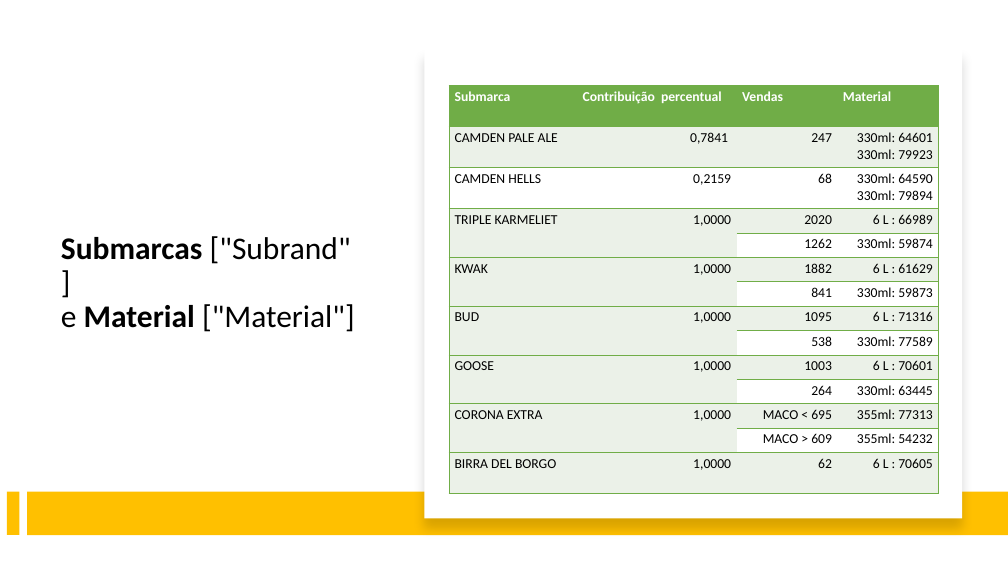
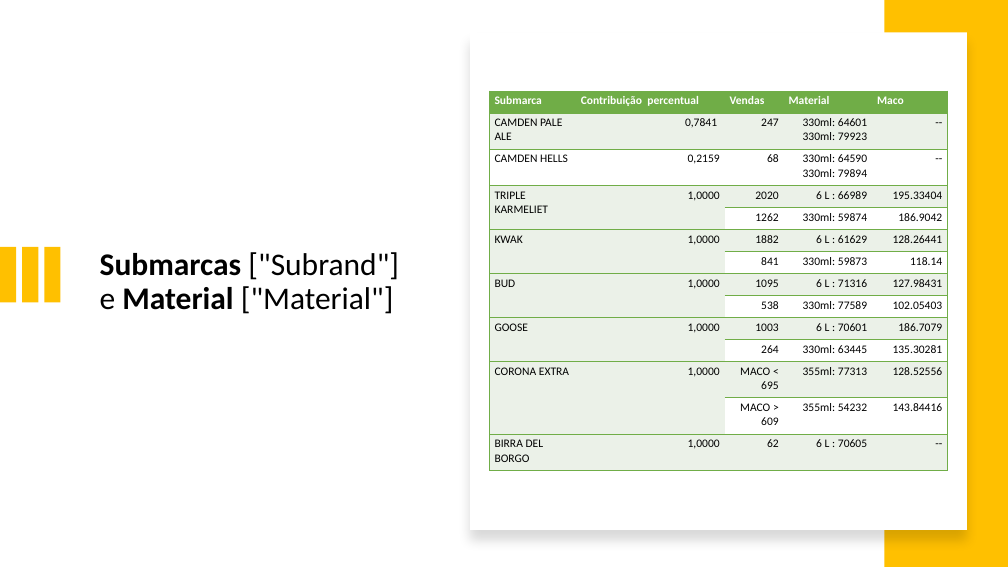
Before and after one commit to brenoccosta/ABIAcademyHack, a slide deck: slide 11 of Apresentação1.pptx. Drawn at 1008x567 pixels with LibreOffice and Linux fonts; fonts in the diff are those of the drawing. Boxes give left, top, right and bottom in pixels: in the first picture for what was removed or moved away, otherwise in the second. Text is boxed around its words. In the diff, an @@ line names an element or a change of style, - is before the commit and + after.

```diff
--- a/Apresentação1.pptx
+++ b/Apresentação1.pptx
@@ rectangle added at <box>885,0,1008,567</box>, fill #FFC000 @@
@@ rectangle: place and size @@
-rectangle at <box>424,48,962,518</box>
+rectangle at <box>470,33,967,530</box>
@@ table at <box>490,91,948,471</box> @@
+column 5: Maco | -- | -- | 195.33404 | 186.9042 | 128.26441 | 118.14 | 127.98431 | 102.05403 | 186.7079 | 135.30281 | 128.52556 | 143.84416 | --
@@ table: place and size @@
-table at <box>449,85,938,494</box>
+table at <box>490,91,948,471</box>
@@ rectangle added at <box>0,247,16,302</box>, fill #FFC000 @@
@@ rectangle added at <box>22,247,38,302</box>, fill #FFC000 @@
@@ rectangle added at <box>45,247,60,302</box>, fill #FFC000 @@
@@ title "Submarcas ["Subrand"] e Material ["Material"]": place and size @@
-title "Submarcas ["Subrand"] e Material ["Material"]" at <box>61,236,354,332</box>
+title "Submarcas ["Subrand"] e Material ["Material"]" at <box>100,252,398,314</box>
@@ title "Submarcas ["Subrand"] e Material ["Material"]" at <box>100,252,398,314</box>: vertical alignment middle to top @@
@@ rectangle removed at <box>7,492,20,535</box> @@
@@ rectangle removed at <box>27,492,1008,535</box> @@
```
Also in this commit, not shown: 3 other slides changed, 1 other file.
